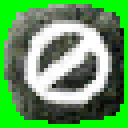
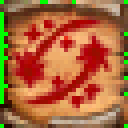
Layer changes from the first (128, 128) image to the second:
renamed "nazzers_nullification" to "nazzers - Copy.png", painted on it over [12, 12, 112, 112]
showed "Spell-A BGND" over [0, 0, 128, 128]
hid "Spell-B BGND" over [0, 0, 128, 128]
